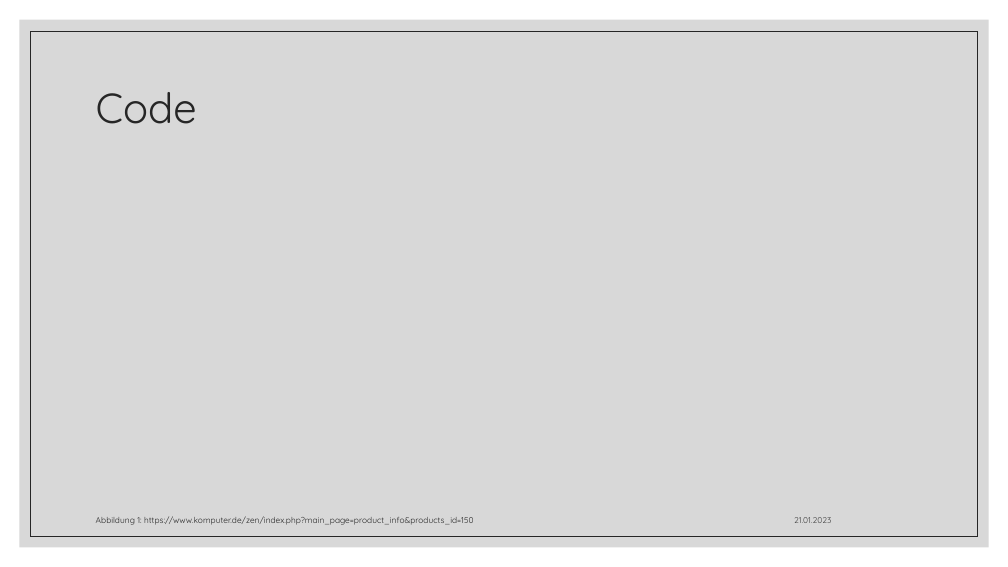
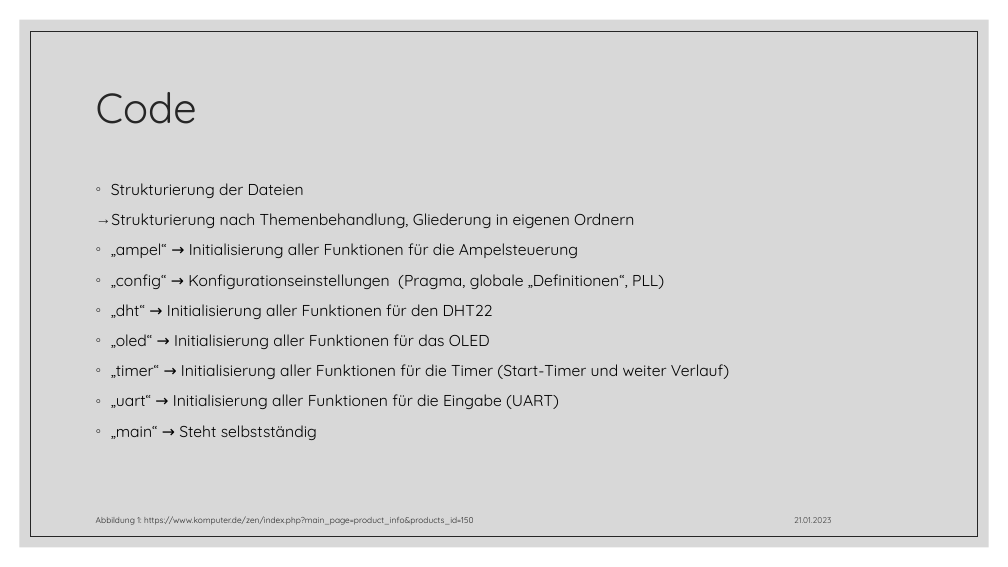
Before and after one commit to bayerju/mikro_loabor, a slide deck: slide 7 of DHT22_Retzlaff_Baumgart.pptx. Drawn at 1008x567 pixels with LibreOffice and Linux fonts; fonts in the diff are those of the drawing. Boxes give left, top, right and bottom in pixels: in the first picture for what was removed or moved away, otherwise in the second. Text is boxed around its words. In the diff, an @@ line names an element or a change of style, - is before the commit and + after.

```diff
--- a/DHT22_Retzlaff_Baumgart.pptx
+++ b/DHT22_Retzlaff_Baumgart.pptx
@@ text added at (111, 183, 729, 440), 15 pt, text #000000 @@
+◦ Strukturierung der Dateien
+→ Strukturierung nach Themenbehandlung, Gliederung in eigenen Ordnern
+◦ „ampel“ → Initialisierung aller Funktionen für die Ampelsteuerung
+◦ „config“ → Konfigurationseinstellungen (Pragma, globale „Definitionen“, PLL)
+◦ „dht“ → Initialisierung aller Funktionen für den DHT22
+◦ „oled“ → Initialisierung aller Funktionen für das OLED
+◦ „timer“ → Initialisierung aller Funktionen für die Timer (Start-Timer und weiter Verlauf)
+◦ „uart“ → Initialisierung aller Funktionen für die Eingabe (UART)
+◦ „main“ → Steht selbstständig
```
Also in this commit, not shown: 7 other slides changed, 7 slides added, 10 other files.
